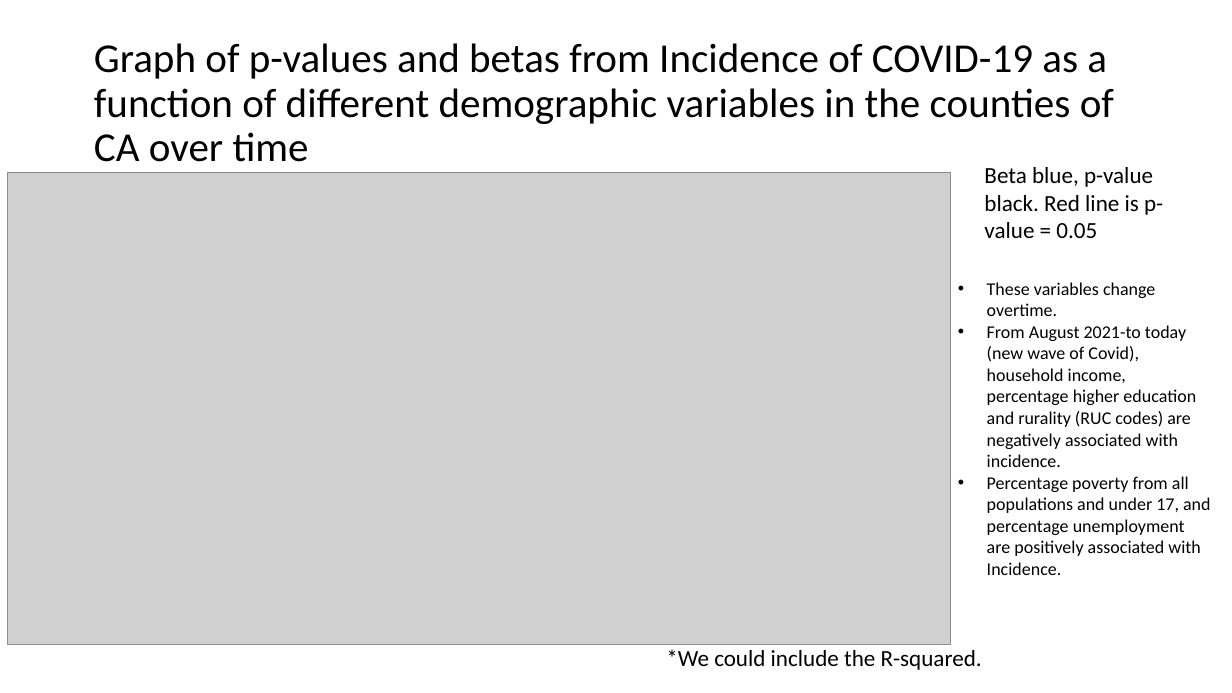
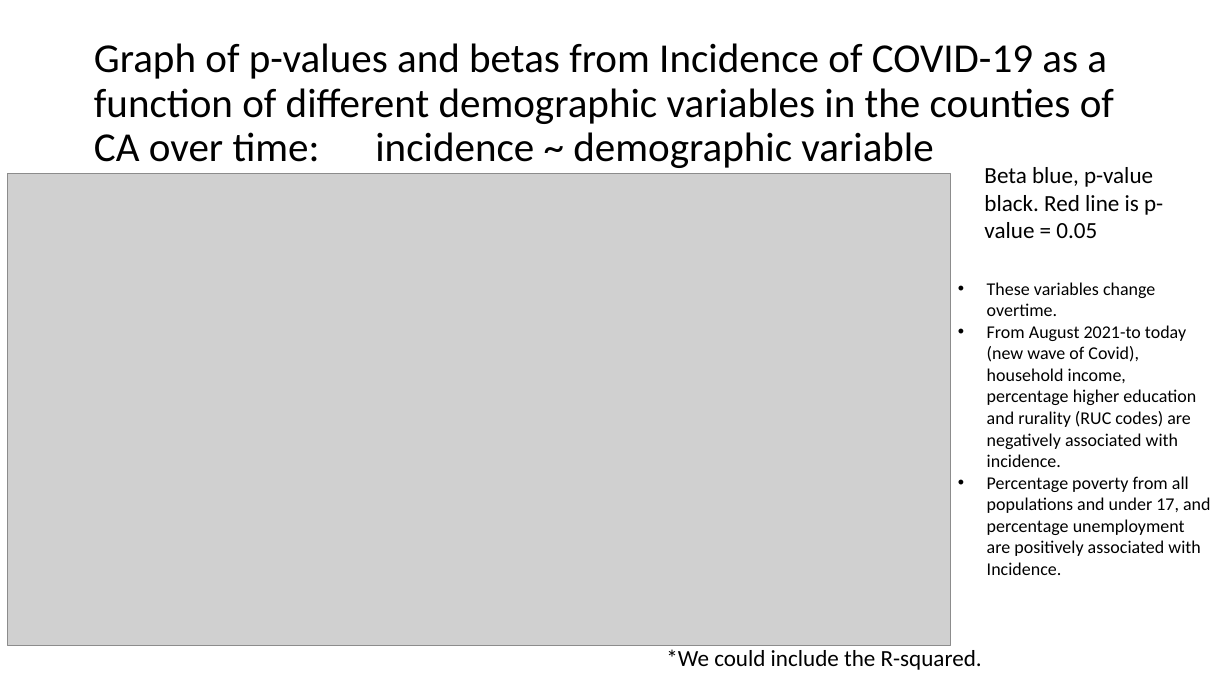
Before and after one commit to gescobararrepol/med_264, a slide deck: slide 4 of MED264_Project.pptx (slide 3 before the commit). Drawn at 1232x693 pixels with LibreOffice and Linux fonts; fonts in the diff are those of the drawing; grey boxes stand for pictures. Boxes give left, top, right and bottom in pixels: in the first picture for what was removed or moved away, otherwise in the second. Text is boxed around its words. In the diff, an @@ line names an element or a change of style, - is before the commit and + after.

```diff
--- a/MED264_Project.pptx
+++ b/MED264_Project.pptx
@@ title at [94, 43, 1114, 168]: text changed @@
-Graph of p-values and betas from Incidence of COVID-19 as a function of different demographic variables in the counties of CA over time
+Graph of p-values and betas from Incidence of COVID-19 as a function of different demographic variables in the counties of CA over time: incidence ~ demographic variable
```
Also in this commit, not shown: 3 other slides changed, 5 slides added, 38 other files.
